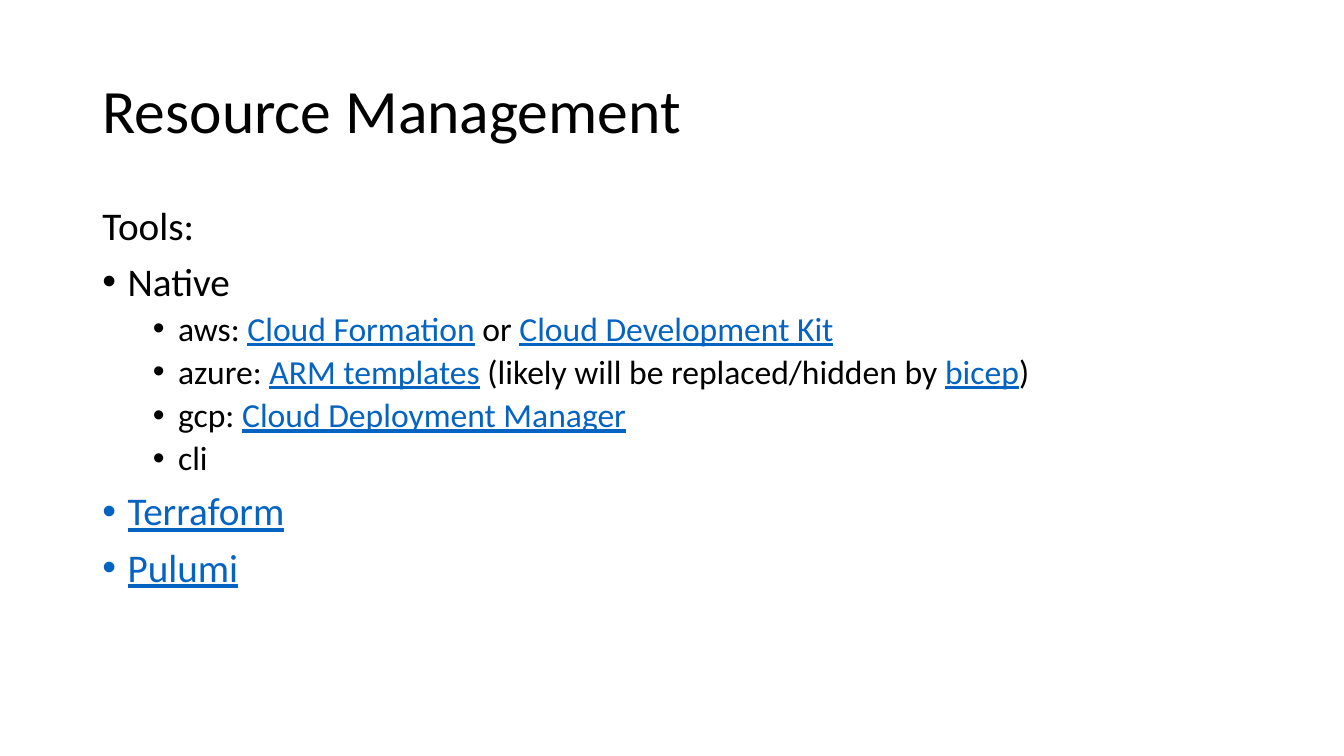
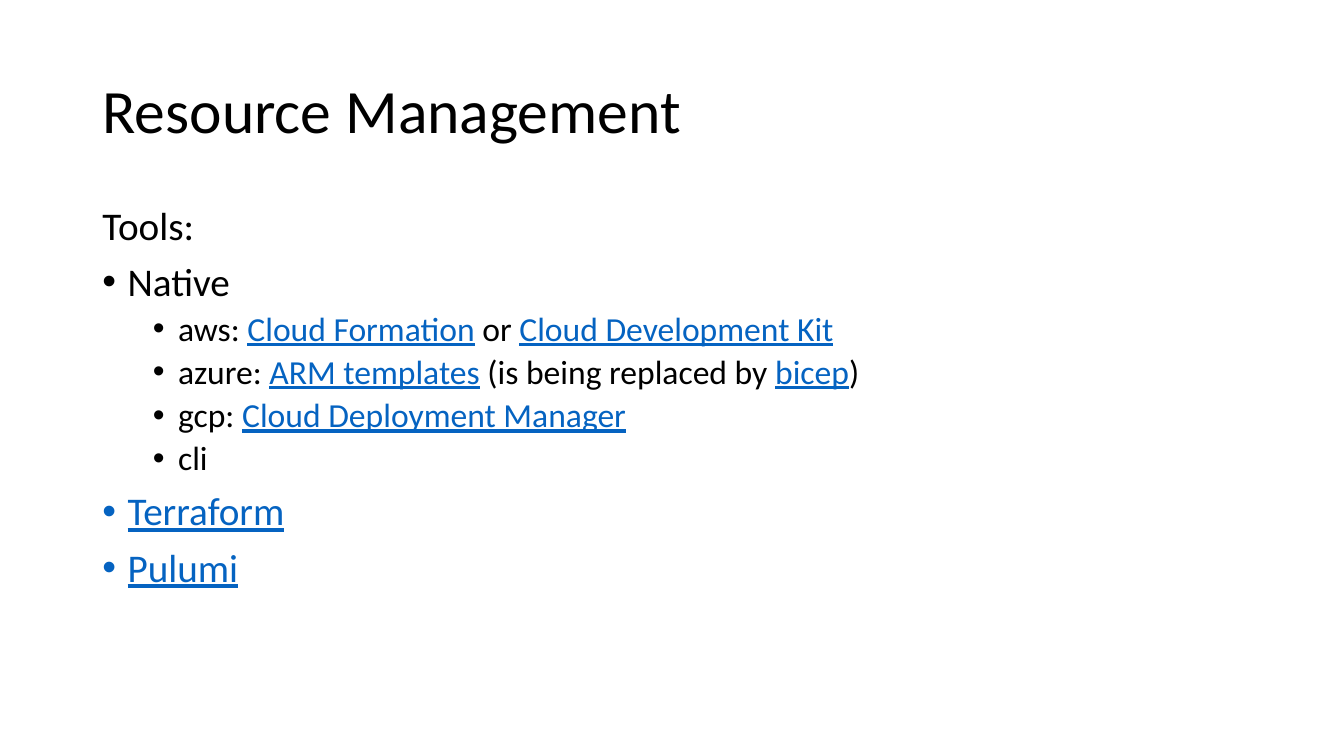
Before and after one commit to v1r7u/cloud_computing_old, a slide deck: slide 46 of presentations/02_What_is_cloud.pptx. Drawn at 1344x756 pixels with LibreOffice and Linux fonts; fonts in the diff are those of the drawing. Boxes give left, top, right and bottom in pixels: in the first picture for what was removed or moved away, otherwise in the second. Text is boxed around its words. In the diff, an @@ line names an element or a change of style, - is before the commit and + after.

```diff
--- a/presentations/02_What_is_cloud.pptx
+++ b/presentations/02_What_is_cloud.pptx
@@ text at [178,359,859,390]: text changed @@
-  • azure: ARM templates (likely will be replaced/hidden by bicep)
+  • azure: ARM templates (is being replaced by bicep)
```
Also in this commit, not shown: 2 other slides changed, 3 other files.
